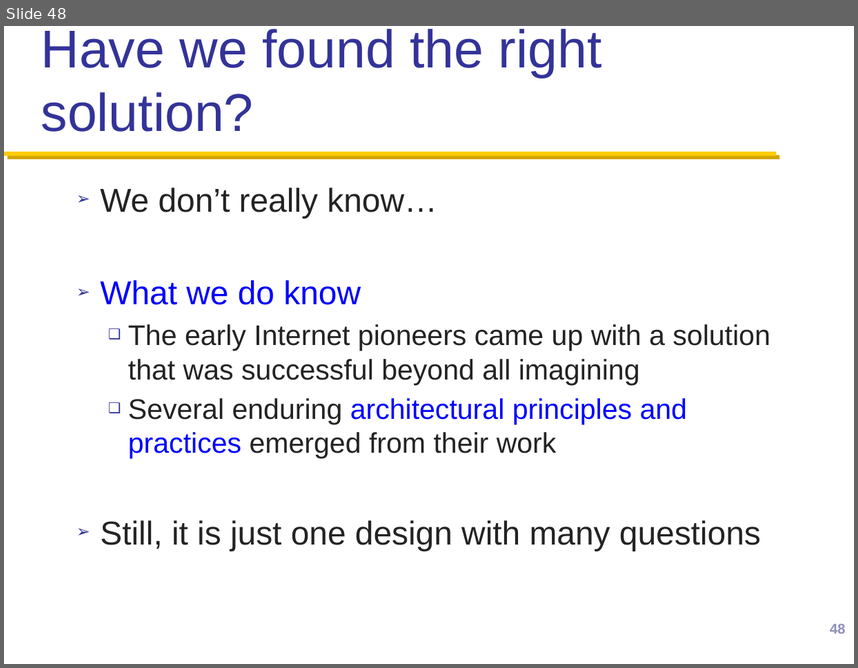
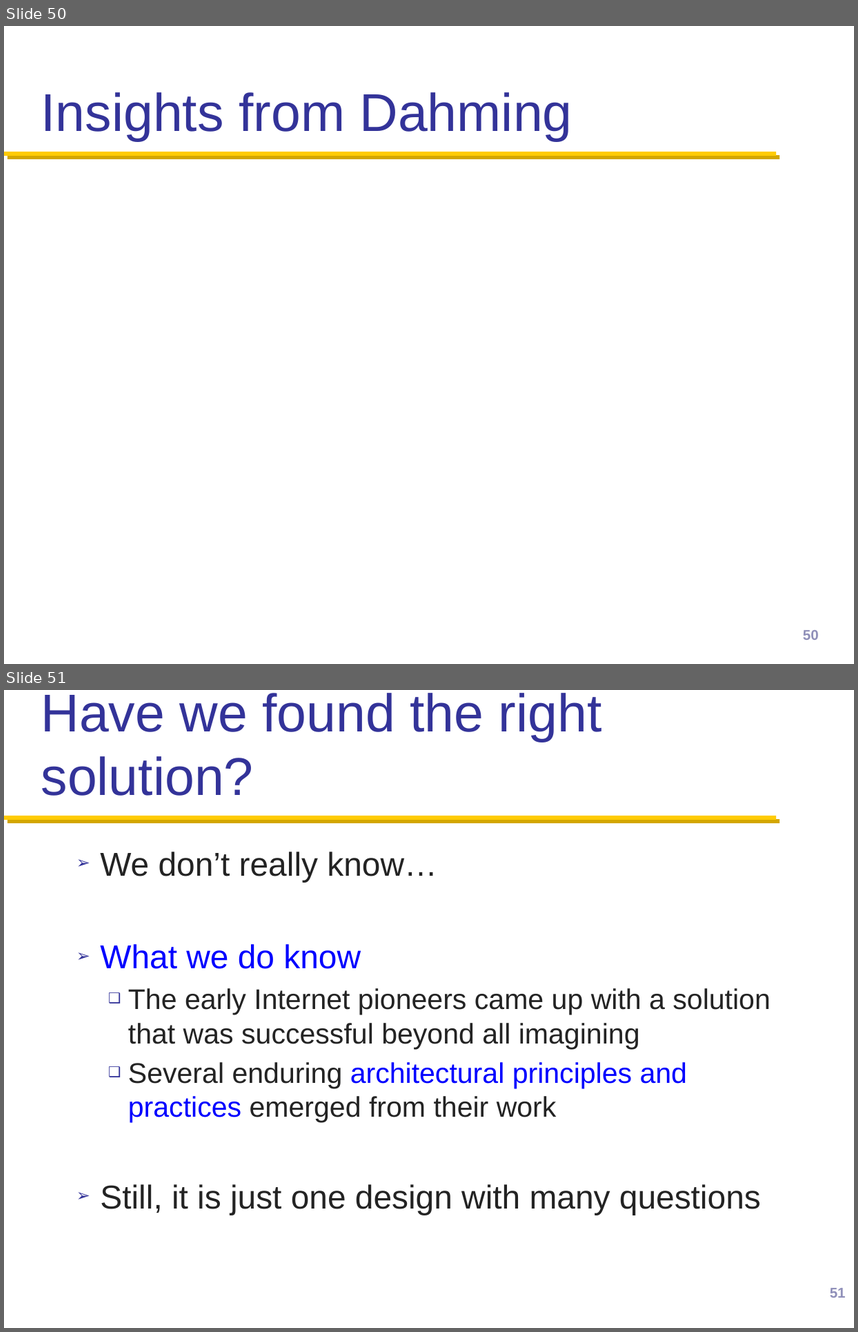
Before and after one commit to henryhxu/CSCI4430-ESTR4120, a slide deck: lec/lec1.pptx. Shown one above the other, each under a label of ours: slide 48 before the commit, slides 50 and 51 after it. The pictures are 858x668 and 858x1332 pixels, drawn with LibreOffice and Linux fonts; fonts in the diff are those of the drawing; background and template pictures are left out. Boxes give left, top, right and bottom in pixels: in the first picture for what was removed or moved away, otherwise in the second. Text is boxed around its words. In the diff, an @@ line names an element or a change of style, - is before the commit and + after.

```diff
--- a/lec/lec1.pptx
+++ b/lec/lec1.pptx
@@ slide 50 added at (4,26,854,664), background #FFFFFF; not listed: 1 template element that a slide beside it also shows @@
@@ title added at (41,92,573,141), 45 pt, text #333399 @@
+Insights from Dahming
@@ page number added at (803,630,819,639), 12 pt, text #9090BA @@
+50
@@ what was slide 48 is now slide 51 @@
@@ page number at (830,1288,846,1297): text changed @@
-48
+51
```
Also in this commit, not shown: 5 slides changed, 2 other slides added.
